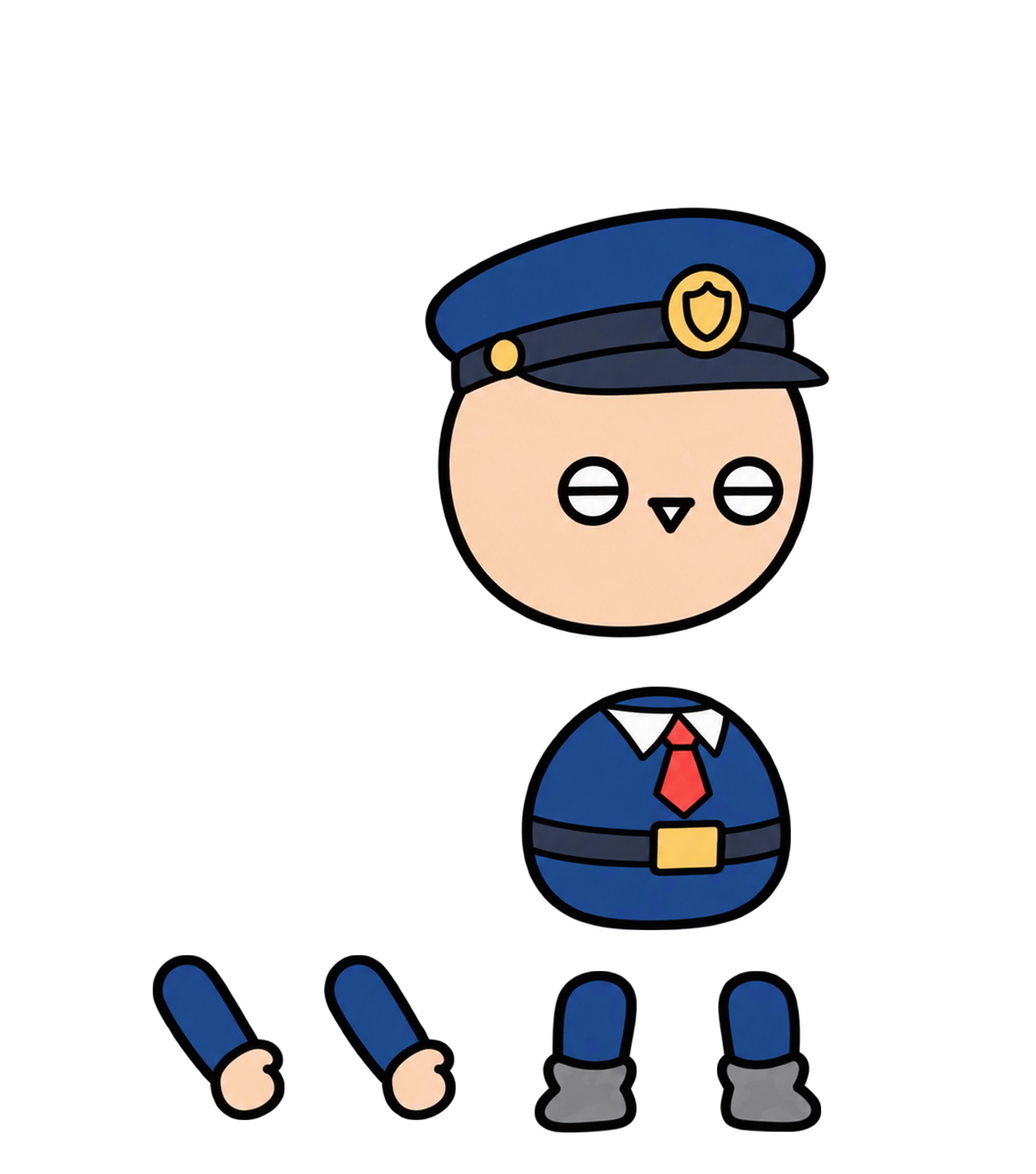
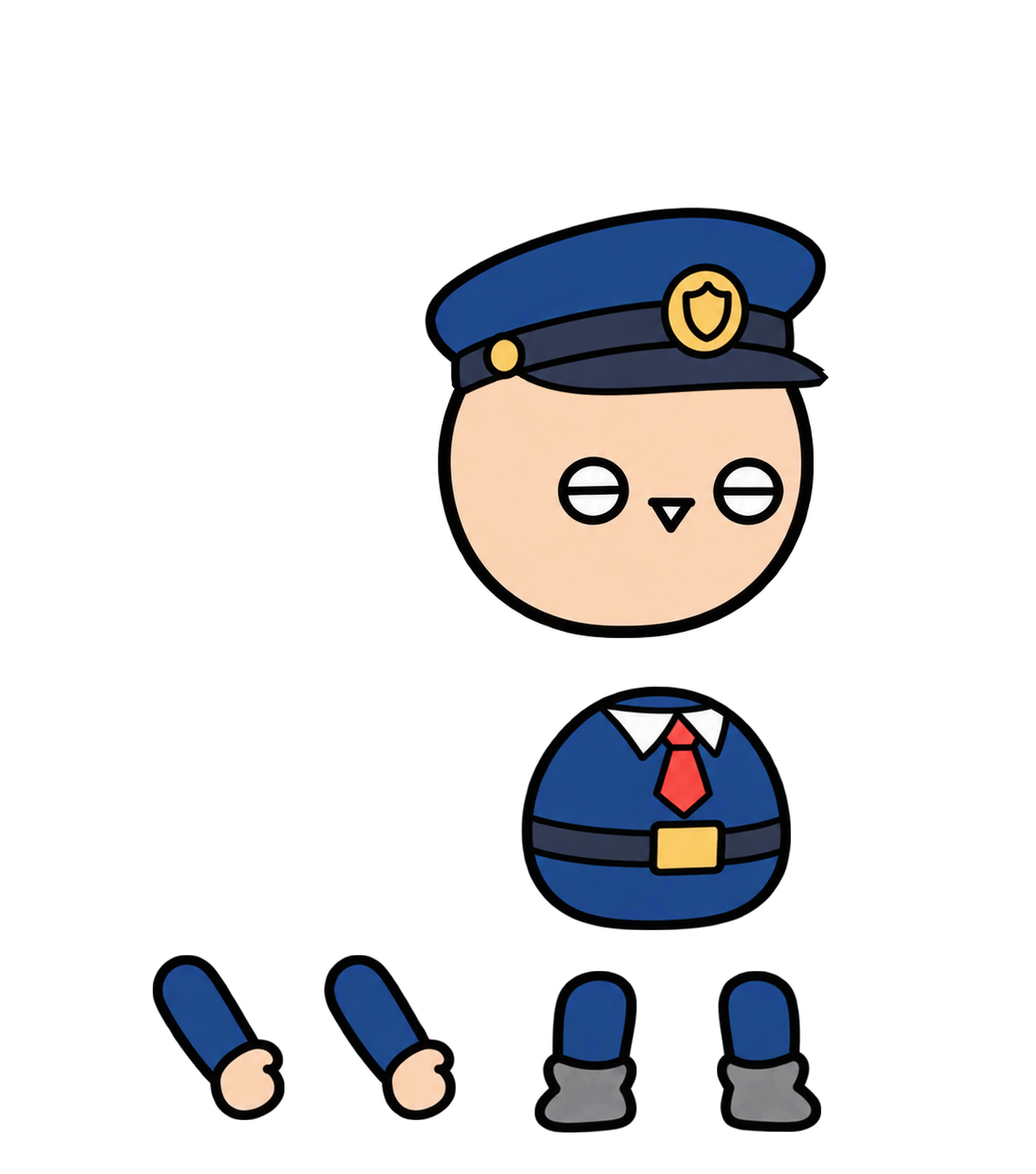
Comparing the layer stacks of the two 1036px x 1174px images. Changes:
painted on "머리" over (435, 287, 830, 639)
